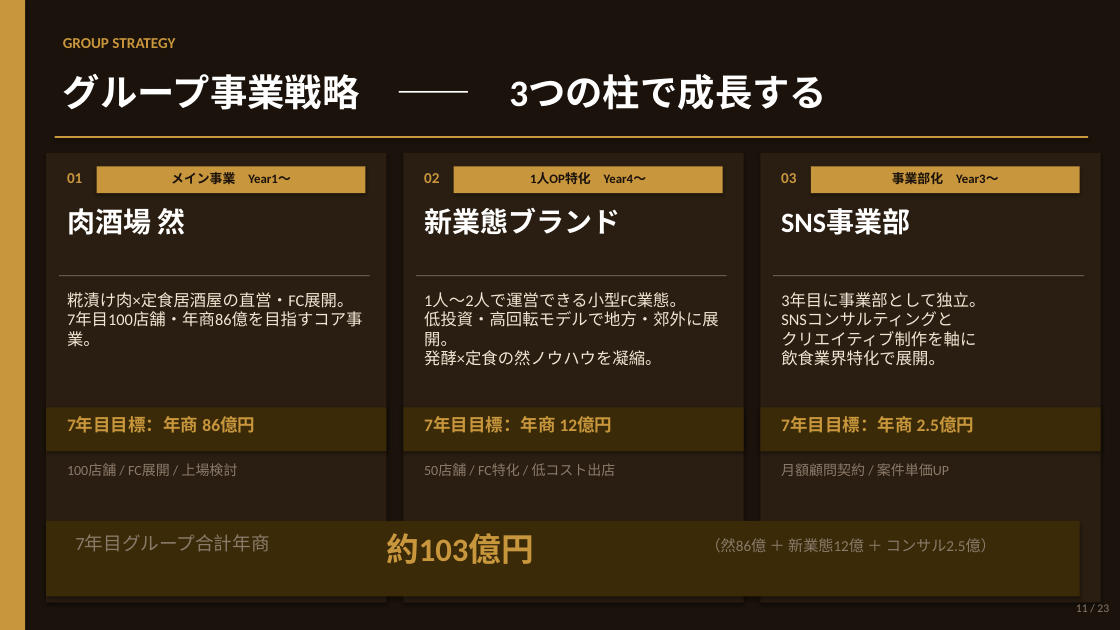
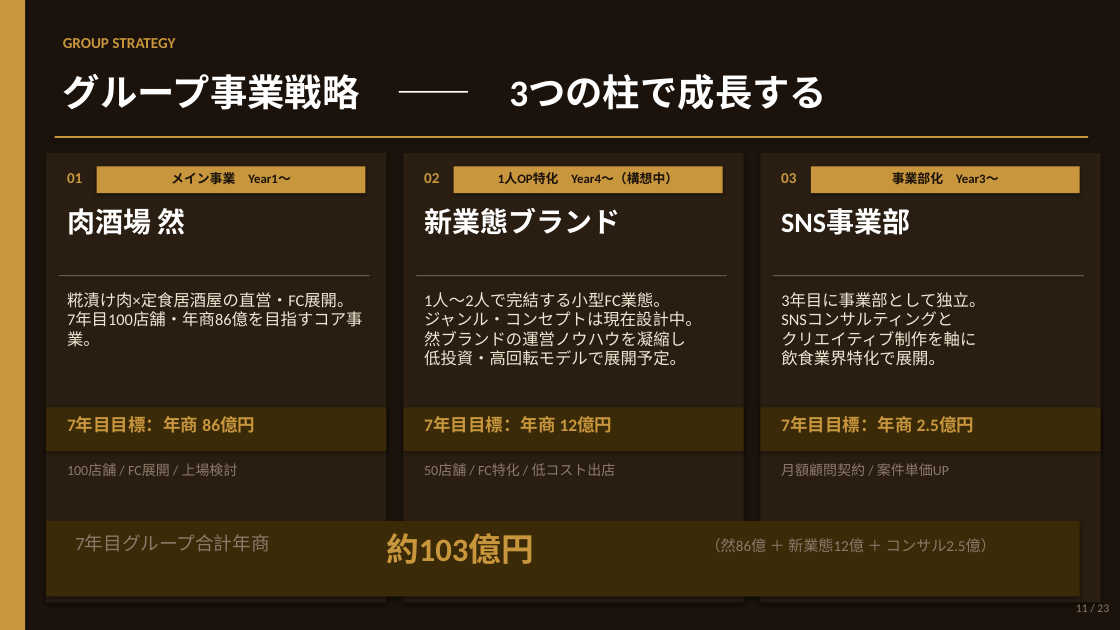
Before and after one commit to hunkotusaisinryo-lab/test-repo, a slide deck: slide 11 of reports/肉酒場然_事業計画書_20260605.pptx. Drawn at 1120x630 pixels with LibreOffice and Linux fonts; fonts in the diff are those of the drawing. Boxes give left, top, right and bottom in pixels: in the first picture for what was removed or moved away, otherwise in the second. Text is boxed around its words. In the diff, an @@ line names an element or a change of style, - is before the commit and + after.

```diff
--- a/reports/肉酒場然_事業計画書_20260605.pptx
+++ b/reports/肉酒場然_事業計画書_20260605.pptx
@@ text at [498,172,678,184]: text changed @@
-1人OP特化 Year4〜
+1人OP特化 Year4〜（構想中）
@@ text at [424,292,701,366]: text changed @@
-1人〜2人で運営できる小型FC業態。
-低投資・高回転モデルで地方・郊外に展開。
-発酵×定食の然ノウハウを凝縮。
+1人〜2人で完結する小型FC業態。
+ジャンル・コンセプトは現在設計中。
+然ブランドの運営ノウハウを凝縮し
+低投資・高回転モデルで展開予定。
```
Also in this commit, not shown: 2 other slides changed, 1 other file.
